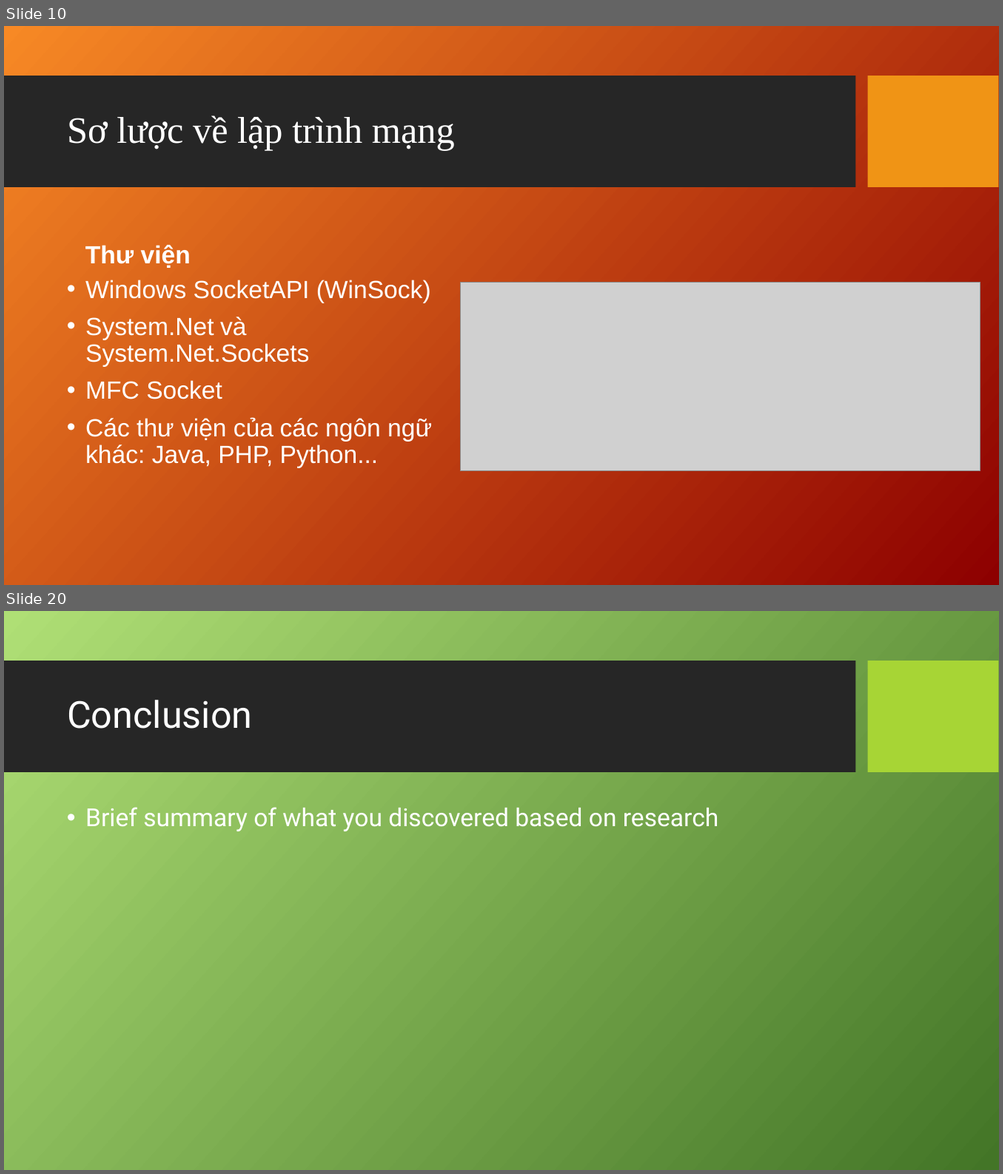
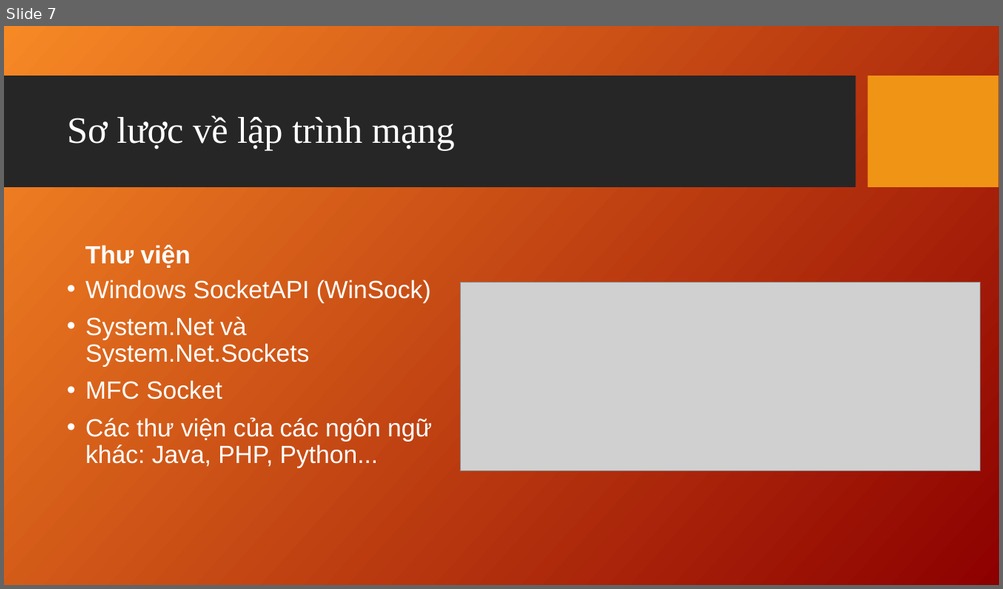
Before and after one commit to bahao247/ChattingApp, a slide deck: Documents/Socket_Connect_Presentation_TuanNA_2142.ppt. Shown one above the other, each under a label of ours: slides 10 and 20 before the commit, slide 7 after it; the slides between them are not shown. The pictures are 1003x1174 and 1003x589 pixels, drawn with LibreOffice and Linux fonts; fonts in the diff are those of the drawing; grey boxes stand for pictures; background and template pictures are left out. Boxes give left, top, right and bottom in pixels: in the first picture for what was removed or moved away, otherwise in the second. Text is boxed around its words. In the diff, an @@ line names an element or a change of style, - is before the commit and + after.

```diff
--- a/Documents/Socket_Connect_Presentation_TuanNA_2142.ppt
+++ b/Documents/Socket_Connect_Presentation_TuanNA_2142.ppt
@@ slide 20 removed at (x1=4, y1=611, x2=999, y2=1170), background picture (left out); not listed: 1 template element that a slide beside it also shows @@
@@ rectangle removed at (x1=868, y1=661, x2=998, y2=773) @@
@@ title removed at (x1=67, y1=700, x2=252, y2=729) @@
-Conclusion
@@ text removed at (x1=85, y1=807, x2=718, y2=832) @@
-• Brief summary of what you discovered based on research
@@ what was slide 10 is now slide 7 @@
```
Also in this commit, not shown: 16 slides added, 12 other slides removed, 3 other files.
